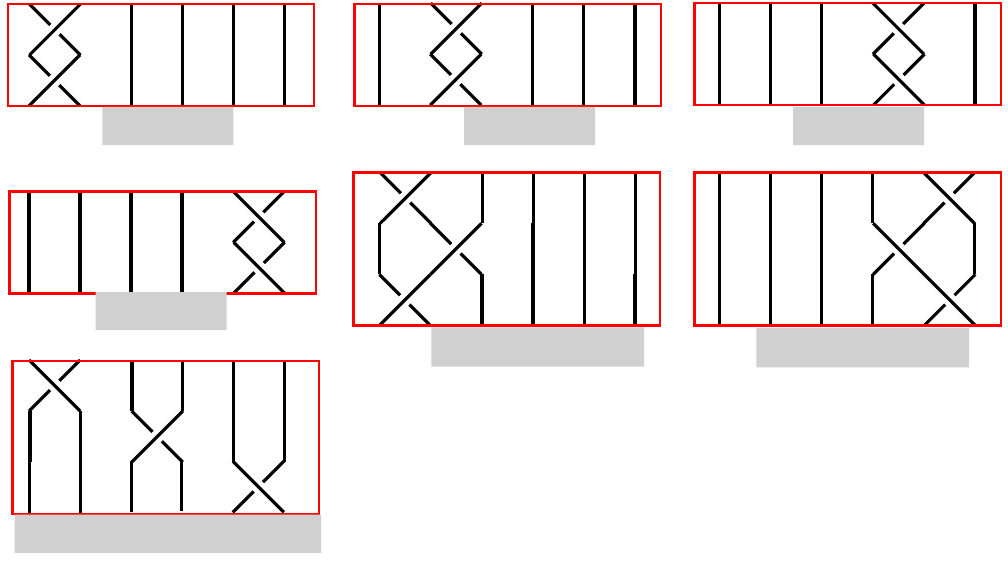
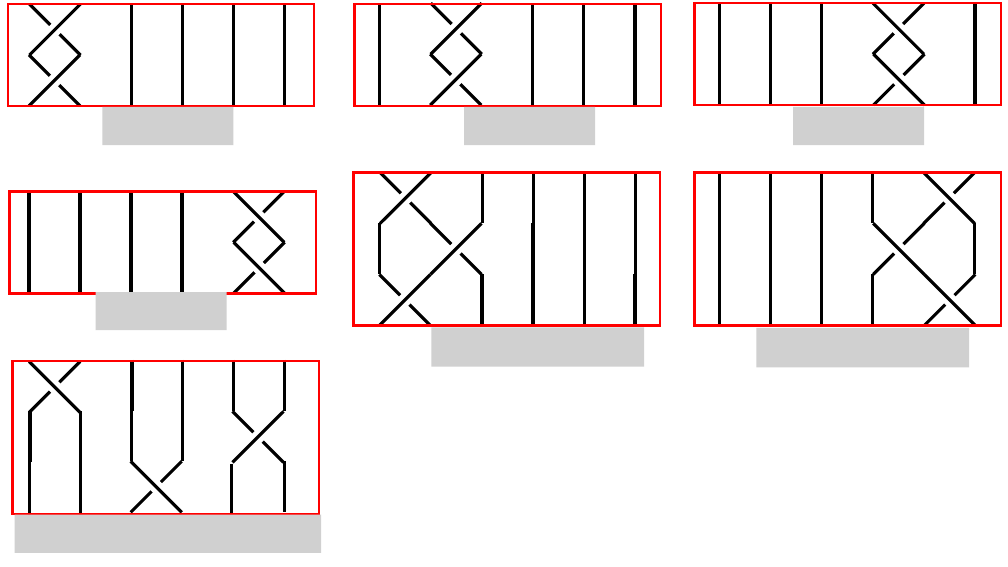
Before and after one commit to yk-liu/yk-liu.github.io, a slide deck: slide 32 of _posts/2019-05-14-Introduction-to-QC-and-TQC-Ising-Anyons/assets/pics.source.pptx. Drawn at 1008x567 pixels with LibreOffice and Linux fonts; fonts in the diff are those of the drawing; grey boxes stand for pictures. Boxes give left, top, right and bottom in pixels: in the first picture for what was removed or moved away, otherwise in the second. Text is boxed around its words. In the diff, an @@ line names an element or a change of style, - is before the commit and + after.

```diff
--- a/_posts/2019-05-14-Introduction-to-QC-and-TQC-Ising-Anyons/assets/pics.source.pptx
+++ b/_posts/2019-05-14-Introduction-to-QC-and-TQC-Ising-Anyons/assets/pics.source.pptx
@@ line moved from (132, 461) - (132, 513) to (132, 411) - (132, 461) @@
@@ line moved from (181, 460) - (181, 510) to (182, 411) - (182, 461) @@
@@ 2 lines, 1 rectangle: place and size @@
-2 lines, 1 rectangle at [132, 411, 183, 462]
+2 lines, 1 rectangle at [233, 411, 284, 463]
@@ 2 lines, 1 rectangle: place and size @@
-2 lines, 1 rectangle at [233, 461, 284, 513]
+2 lines, 1 rectangle at [131, 461, 181, 513]
@@ line moved from (234, 411) - (234, 462) to (232, 464) - (232, 515) @@
@@ line moved from (284, 411) - (284, 462) to (285, 461) - (285, 513) @@
```
Also in this commit, not shown: 2 other slides changed, 1 slide added, 5 other files.
